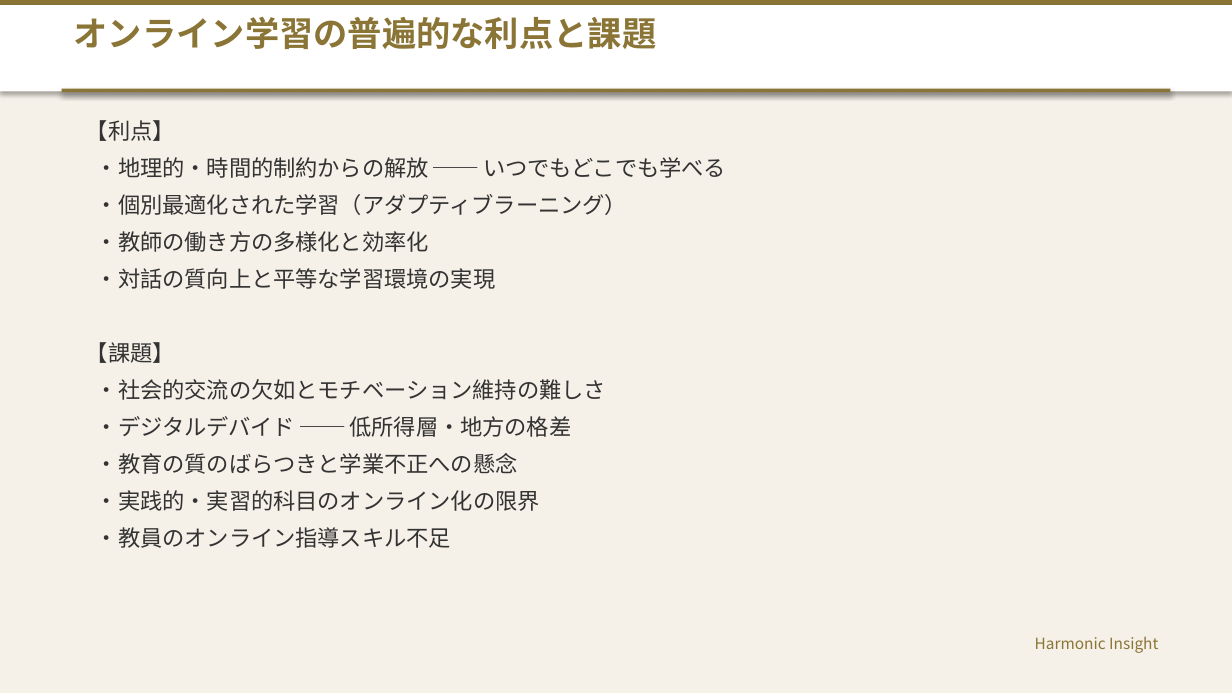
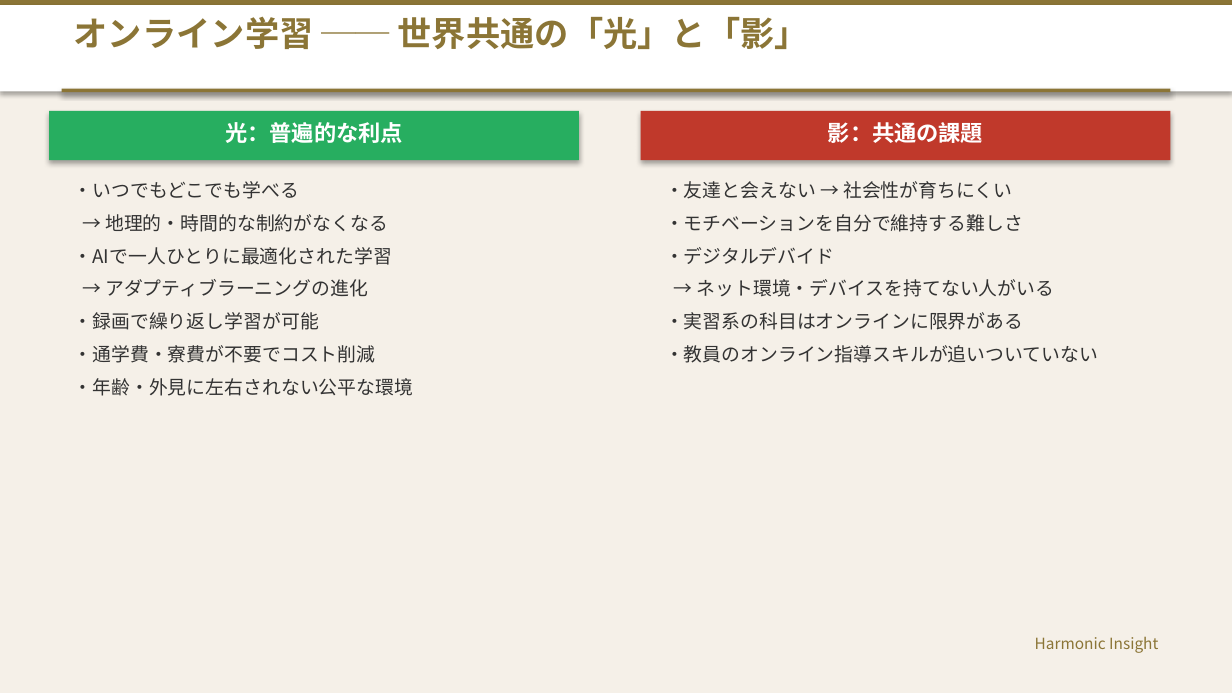
Before and after one commit to HarmonicInsight/Movie_Contents, a slide deck: slide 4 of 海外学習_留学_グローバルオンライン教育_プレゼンテーション.pptx (slide 5 before the commit). Drawn at 1232x693 pixels with LibreOffice and Linux fonts; fonts in the diff are those of the drawing. Boxes give left, top, right and bottom in pixels: in the first picture for what was removed or moved away, otherwise in the second. Text is boxed around its words. In the diff, an @@ line names an element or a change of style, - is before the commit and + after.

```diff
--- a/海外学習_留学_グローバルオンライン教育_プレゼンテーション.pptx
+++ b/海外学習_留学_グローバルオンライン教育_プレゼンテーション.pptx
@@ text at [74,16,809,49]: text changed @@
-オンライン学習の普遍的な利点と課題
+オンライン学習 ── 世界共通の「光」と「影」
@@ rectangle added at [49,111,579,160], fill #27AE60 @@
@@ rectangle added at [641,111,1170,160], fill #C0392B @@
@@ text removed at [86,120,726,548] @@
-【利点】
-・地理的・時間的制約からの解放 ── いつでもどこでも学べる
-・個別最適化された学習（アダプティブラーニング）
-・教師の働き方の多様化と効率化
-・対話の質向上と平等な学習環境の実現
-【課題】
-・社会的交流の欠如とモチベーション維持の難しさ
-・デジタルデバイド ── 低所得層・地方の格差
-・教育の質のばらつきと学業不正への懸念
-・実践的・実習的科目のオンライン化の限界
-・教員のオンライン指導スキル不足
@@ text added at [225,122,403,143], 13 pt, text #FFFFFF, bold @@
+光：普遍的な利点
@@ text added at [828,122,983,143], 13 pt, text #FFFFFF, bold @@
+影：共通の課題
@@ text added at [74,181,413,396], 11 pt, text #333333 @@
+・いつでもどこでも学べる
+→ 地理的・時間的な制約がなくなる
+・AIで一人ひとりに最適化された学習
+→ アダプティブラーニングの進化
+・録画で繰り返し学習が可能
+・通学費・寮費が不要でコスト削減
+・年齢・外見に左右されない公平な環境
@@ text added at [665,181,1098,363], 11 pt, text #333333 @@
+・友達と会えない → 社会性が育ちにくい
+・モチベーションを自分で維持する難しさ
+・デジタルデバイド
+→ ネット環境・デバイスを持てない人がいる
+・実習系の科目はオンラインに限界がある
+・教員のオンライン指導スキルが追いついていない
```
Also in this commit, not shown: 13 other slides changed, 2 slides added, 14 slides removed, 1 other file.
